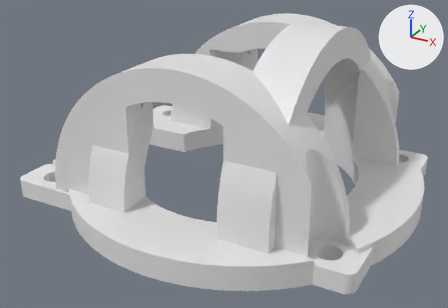
One commit to the Blender file ft-gremlin-sidewinder/sidewinder.blend: the scene before it, then after it.
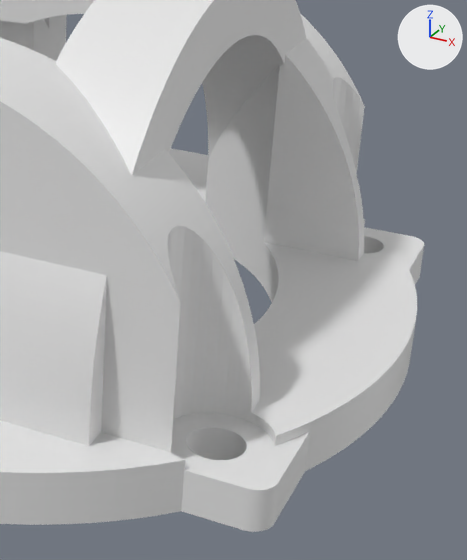
There are two pictures of each version: one whole from a camera (50 mm lens) standing at (53.3, -82.1, 48.3) and looking at (17.5, -17.2, 15.8), one close up on the part from 50% to 100% of the width and 14% to 100% of the height. Lighting does not change. The marker at upper right points along +X, +Y and +Z.

Objects in the first close-up: 'FTG-TJ-03'.
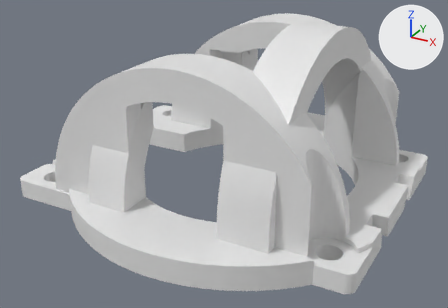
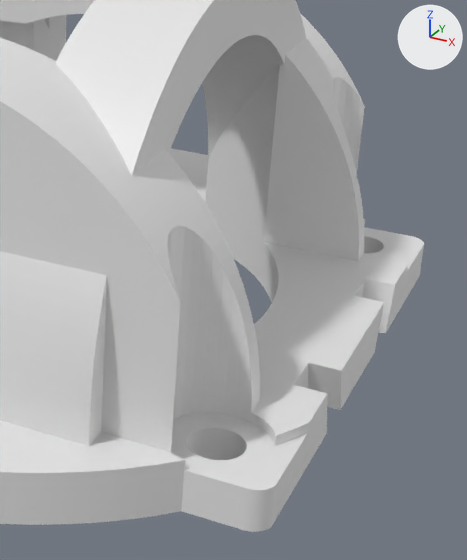
ob_neg_shave_back is not drawn itself; it is used by a modifier of ob_ftg_tj_03.
ob_slot_l is not drawn itself; it is used by a modifier of ob_ftg_tj_02.
ob_slot_r is not drawn itself; it is used by a modifier of ob_ftg_tj_02.

What differs and where, as boxes [x1, y1, x2, y2] in the close-ups (467 x 560 px):
'FTG-TJ-03', reshaped, modifiers changed
    both: [0, 0, 424, 532]

The change in detail:
Object 'SLOT L' (ob_slot_l) moves from (41.95, -12.33, 11.61) to (39.95, -19.58, 11.61).
Object 'SLOT R' (ob_slot_r) moves from (41.95, -5.086, 11.61) to (39.95, -8.336, 11.61).
Object 'FTG-TJ-03' (ob_ftg_tj_03) gains a BOOLEAN modifier named 'Boolean.006'.
Modifier setting: object = ob_neg_shave_back.
Modifier setting: solver = 'FLOAT'.
Object 'FTG-TJ-03' (ob_ftg_tj_03) gains a BOOLEAN modifier named 'Boolean.007'.
Modifier setting: object = ob_slot_l.
Modifier setting: solver = 'FLOAT'.
Object 'FTG-TJ-03' (ob_ftg_tj_03) gains a BOOLEAN modifier named 'Boolean.008'.
Modifier setting: object = ob_slot_r.
Modifier setting: solver = 'FLOAT'.
Object 'neg shave back' (ob_neg_shave_back) is new; it shows a copy of the mesh of ob_neg_extra_slot_in_front.
Its location is (41.66, -13.99, 12.25).
Its scale is (1.89, 21.5, 3.95).
Its hide viewport is True.
